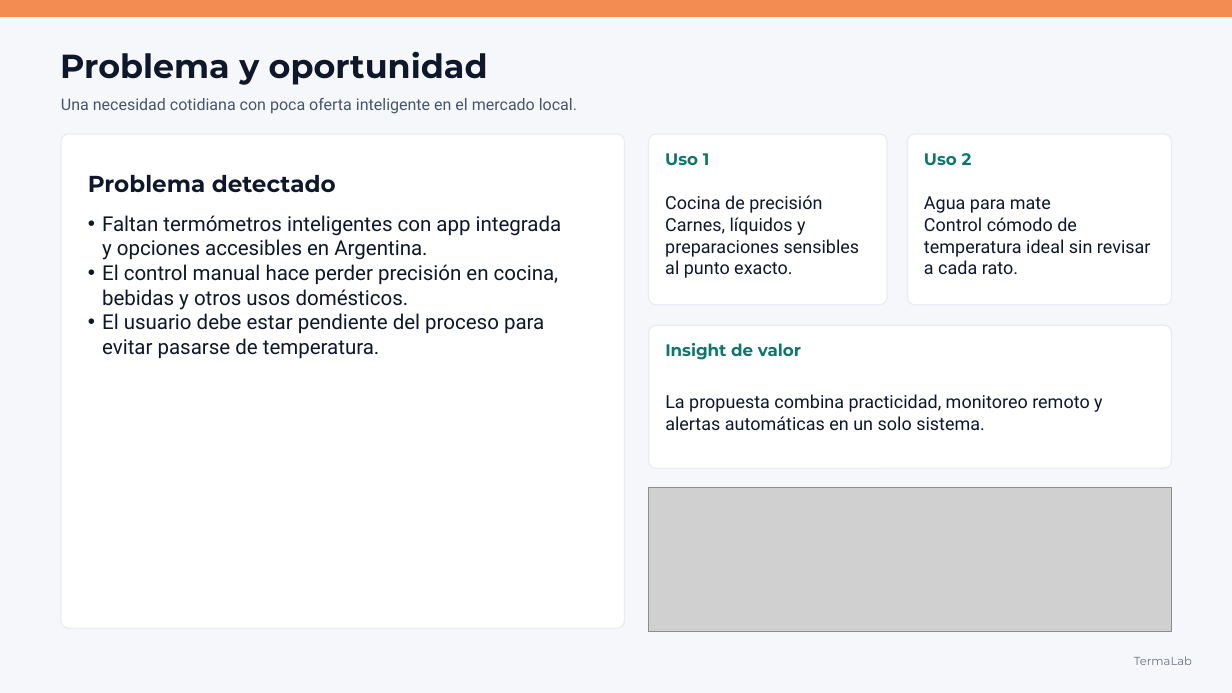
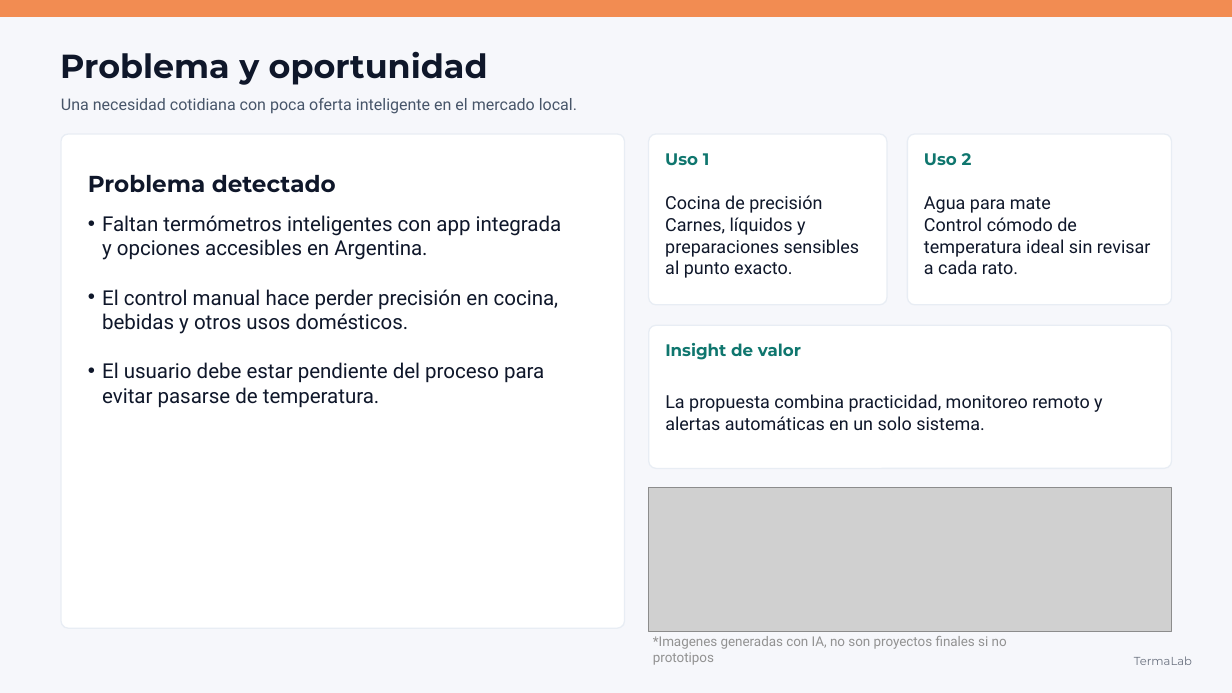
Before and after one commit to Code7C26/TermaLab, a slide deck: slide 2 of assets/TermaLab_Presentacion_Profesional.pptx. Drawn at 1232x693 pixels with LibreOffice and Linux fonts; fonts in the diff are those of the drawing; grey boxes stand for pictures. Boxes give left, top, right and bottom in pixels: in the first picture for what was removed or moved away, otherwise in the second. Text is boxed around its words. In the diff, an @@ line names an element or a change of style, - is before the commit and + after.

```diff
--- a/assets/TermaLab_Presentacion_Profesional.pptx
+++ b/assets/TermaLab_Presentacion_Profesional.pptx
@@ text "Faltan termómetros inteligentes con app ..." rewrapped from box(102, 215, 562, 359) to box(102, 215, 562, 408) @@
@@ text added at box(653, 636, 1007, 665), 10.5 pt, text #929292 @@
+*Imagenes generadas con IA, no son proyectos finales si no prototipos
```
Also in this commit, not shown: 5 other slides changed, 1 other file.
